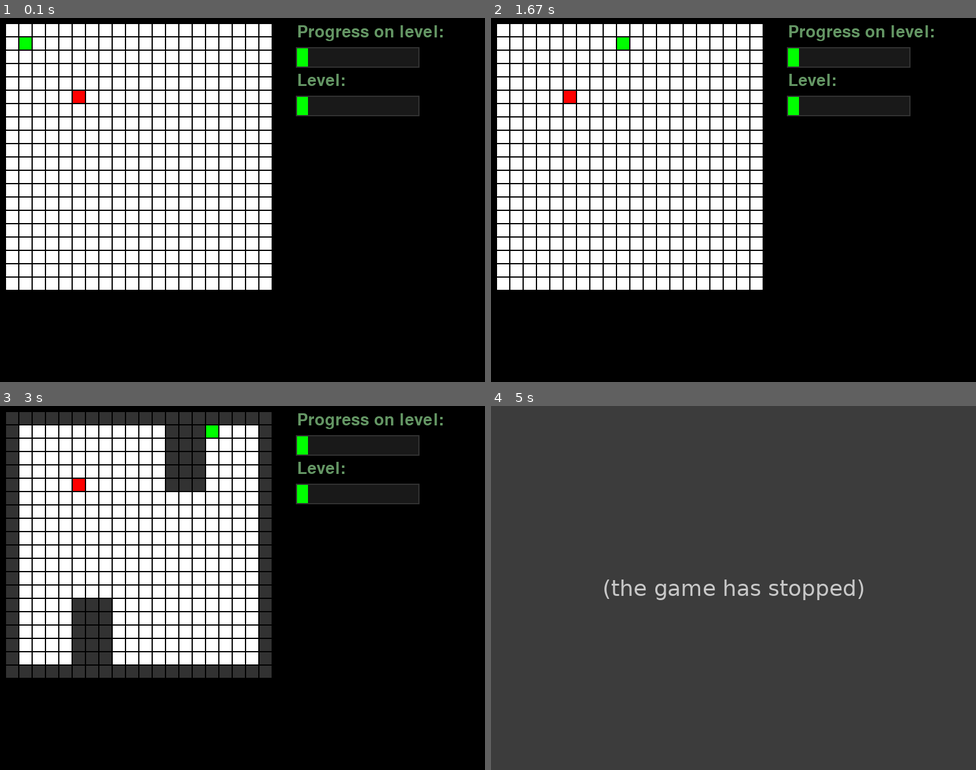
Above: before the commit, frames 1-4 (two rows, left to right).
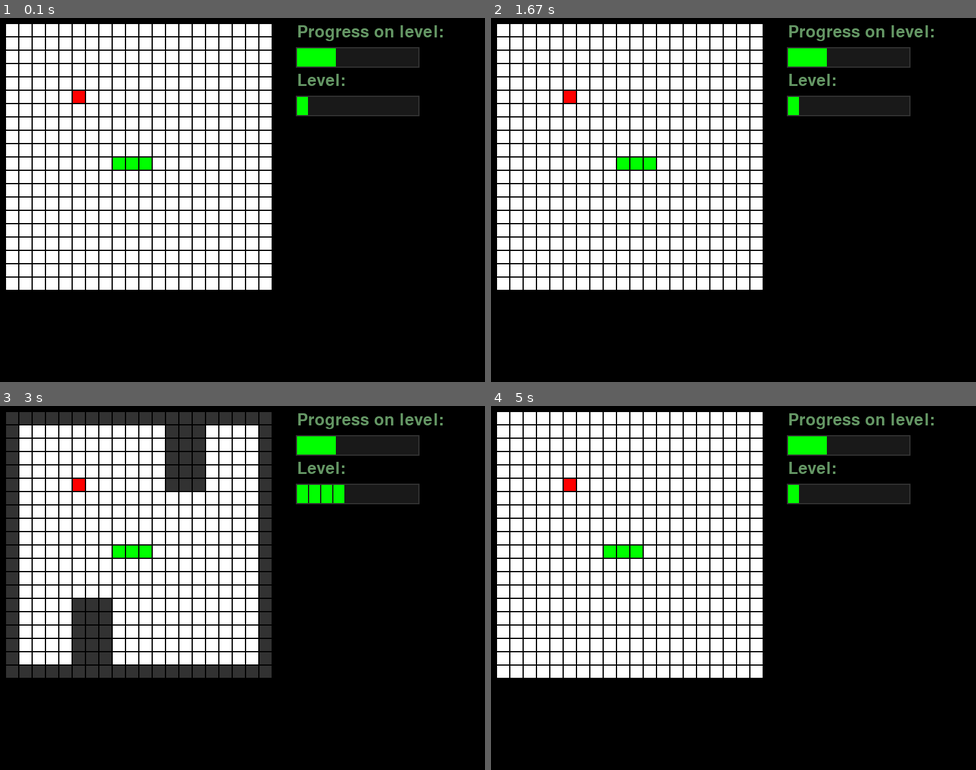
Above: after the commit, the same moments.

Repository: KonstBeliakov/pygame_snake
Game: pygame game, started from main.py
Two runs of this game, one before a commit and one after it. Both use one fixed random seed, a clock stepped at 60 frames per second and the inputs below.
Inputs (mouse positions are in pixels of both pictures, inside the frame that each line leads up to):
- Up to frame 1 (0.1 s): no input
- Up to frame 2 (1.67 s): press the mouse at (558, 61) at 0.37 s; move the mouse to (704, 127) at 0.47 s; release the mouse at (845, 192) at 0.6 s; press the mouse at (588, 61) at 0.7 s; move the mouse to (689, 149) at 0.8 s; release the mouse at (791, 232) at 0.93 s; press the mouse at (558, 61) at 1.03 s; move the mouse to (665, 170) at 1.13 s; release the mouse at (772, 276) at 1.27 s; press the mouse at (505, 61) at 1.37 s; move the mouse to (646, 119) at 1.47 s; release the mouse at (791, 174) at 1.6 s
- Up to frame 3 (3 s): press the mouse at (14, 449) at 1.7 s; move the mouse to (174, 522) at 1.8 s; release the mouse at (339, 591) at 1.93 s; press the mouse at (67, 449) at 2.03 s; move the mouse to (140, 529) at 2.13 s; release the mouse at (213, 606) at 2.27 s; press the mouse at (67, 449) at 2.37 s; move the mouse to (106, 464) at 2.47 s; release the mouse at (150, 478) at 2.6 s; press the mouse at (97, 449) at 2.7 s; move the mouse to (101, 540) at 2.8 s; release the mouse at (106, 628) at 2.93 s
- Up to frame 4 (5 s): press the mouse at (588, 449) at 3.03 s; move the mouse to (607, 504) at 3.13 s; release the mouse at (626, 558) at 3.27 s; press the mouse at (617, 449) at 3.37 s; move the mouse to (636, 460) at 3.47 s; release the mouse at (655, 471) at 3.6 s; press the mouse at (617, 449) at 3.7 s; move the mouse to (651, 511) at 3.8 s; release the mouse at (685, 573) at 3.93 s; press the mouse at (558, 449) at 4.03 s; move the mouse to (728, 573) at 4.13 s; release the mouse at (898, 693) at 4.27 s; press the mouse at (534, 449) at 4.37 s; move the mouse to (631, 522) at 4.47 s; release the mouse at (728, 595) at 4.6 s; press the mouse at (505, 449) at 4.7 s; move the mouse to (568, 577) at 4.8 s; release the mouse at (626, 704) at 4.93 s

The runs differ from the first frame. In frame 1, 0.6% of the frame differs, in the area x 4-70%, y 5-42%; in frame 2, 0.6%; in frame 3, 1.0%; in frame 4, 100%, in the area x 0-100%, y 0-100%.
Before the commit the program exited at 3.63 s; later frames show no game.

Commit message:
При загрузке уровня загружается и позиция змейки + снимаются эффекты. Добавлен метод Snake.effect_clear()

Diff:
--- a/level1.txt
+++ b/level1.txt
@@ -1,3 +1,8 @@
+3
+8 10
+9 10
+10 10
+RIGHT
 0 0 0 0 0 0 0 0 0 0 0 0 0 0 0 0 0 0 0 0
 0 0 0 0 0 0 0 0 0 0 0 0 0 0 0 0 0 0 0 0
 0 0 0 0 0 0 0 0 0 0 0 0 0 0 0 0 0 0 0 0
--- a/level2.txt
+++ b/level2.txt
@@ -1,3 +1,8 @@
+3
+3 3
+4 3
+5 3
+RIGHT
 0 0 0 0 0 0 0 0 0 0 0 0 0 0 0 0 0 0 0 0
 0 0 0 0 0 0 0 0 0 0 0 0 0 0 0 0 0 0 0 0
 0 0 0 0 0 0 0 0 0 0 0 0 0 0 0 0 0 0 0 0
--- a/level3.txt
+++ b/level3.txt
@@ -1,3 +1,8 @@
+3
+8 10
+9 10
+10 10
+RIGHT
 3 3 3 3 3 3 3 3 3 3 3 3 3 3 3 3 3 3 3 3
 3 0 0 0 0 0 0 0 0 0 0 0 0 0 0 0 0 0 0 3
 3 0 0 0 0 0 0 0 0 0 0 0 0 0 0 0 0 0 0 3
--- a/level4.txt
+++ b/level4.txt
@@ -1,3 +1,8 @@
+3
+8 10
+9 10
+10 10
+RIGHT
 3 3 3 3 3 3 3 3 3 3 3 3 3 3 3 3 3 3 3 3
 3 0 0 0 0 0 0 0 0 0 0 0 0 0 0 0 0 0 0 3
 3 0 0 0 0 0 0 0 0 0 0 0 0 0 0 0 0 0 0 3
--- a/level5.txt
+++ b/level5.txt
@@ -1,3 +1,8 @@
+3
+3 3
+4 3
+5 3
+RIGHT
 3 3 3 3 3 3 3 3 3 3 3 3 3 3 3 3 3 3 3 3
 3 0 0 0 0 0 0 0 3 3 3 3 0 0 0 0 0 0 0 3
 3 0 0 0 0 0 0 0 3 3 3 3 0 0 0 0 0 0 0 3
--- a/main.py
+++ b/main.py
@@ -9,9 +9,11 @@
 import map
 import button
 
+snake = snake.Snake()
+
 snake_map = map.Map()
 
-snake_map.loadMap(1)
+snake_map.loadMap(1, snake)
 
 pygame.init()
 screen = pygame.display.set_mode((800, 600))
@@ -19,8 +21,6 @@
 SELL_SIZE = 20
 
 n = 20
-
-snake = snake.Snake()
 
 t = perf_counter()
 
@@ -36,7 +36,7 @@
 
 text1 = font.render('Progress on level:', True, text_color)
 
-level_progress_bar = progress_bar.ProgressBar(1, 10)
+level_progress_bar = progress_bar.ProgressBar(1, 3)
 level_progress_bar.set_position(n * (SELL_SIZE + 2) + 50, 50)
 level_progress_bar.set_size(200, 30)
 
@@ -65,7 +65,8 @@
             for i in range(len(level_buttons)):
                 if level_buttons[i].update('released'):
                     pause = False
-                    snake_map.loadMap(i + 1)
+                    snake_map.loadMap(i + 1, snake)
+                    level_bar.set_volume(i + 1)
 
     keys = pygame.key.get_pressed()
 
@@ -92,7 +93,7 @@
                     snake.position = [(1, 1)]
                     snake.length = 1
                     snake.direction = 'RIGHT'
-                    snake_map.loadMap(2)
+                    snake_map.loadMap(level_bar.volume, snake)
                 else:
                     level_progress_bar.set_volume(snake.length)
                 if not items:
--- a/map.py
+++ b/map.py
@@ -16,9 +16,19 @@
         self.block_colors = [(255, 255, 255), (0, 255, 0), (255, 0, 0), (50, 50, 50), (0, 255, 255), (0, 150, 0),
                              (150, 150, 0), (100, 0, 100)]
 
-    def loadMap(self, level):
+    def loadMap(self, level, snake):
         self.map = []
         with open(f'level{level}.txt', encoding='utf-8') as file:
+            n = int(file.readline())
+
+            snake.effect_clear()
+
+            snake.position = []
+            for i in range(n):
+                line = file.readline()
+                snake.position.append((int(line.split()[0]), int(line.split()[1])))
+            snake.direction = file.readline().strip()
+
             for line in file.readlines():
                 self.map.append([int(i) for i in line.split()])
 
--- a/snake.py
+++ b/snake.py
@@ -7,6 +7,7 @@
         self.position = [(1, 1)]
         self.length = 1
         self.speed = 5
+        self.normal_speed = 5
         self.time = perf_counter()
         self.effects = []
         self.effect_time_bars = []
@@ -35,6 +36,14 @@
         self.effects.append([effect_type, 10])
         self.effect_time_bars.append(progress_bar.ProgressBar(20, 20))
         self.effect_time_bars[-1].set_color(self.effect_color[effect_type])
+
+    def effect_clear(self):
+        self.speed = self.normal_speed
+        self.disorientation = False
+        self.darkness = 0
+
+        self.effects = []
+        self.effect_time_bars = []
 
     def update(self, temp_map, map_size):
         keys = pygame.key.get_pressed()
